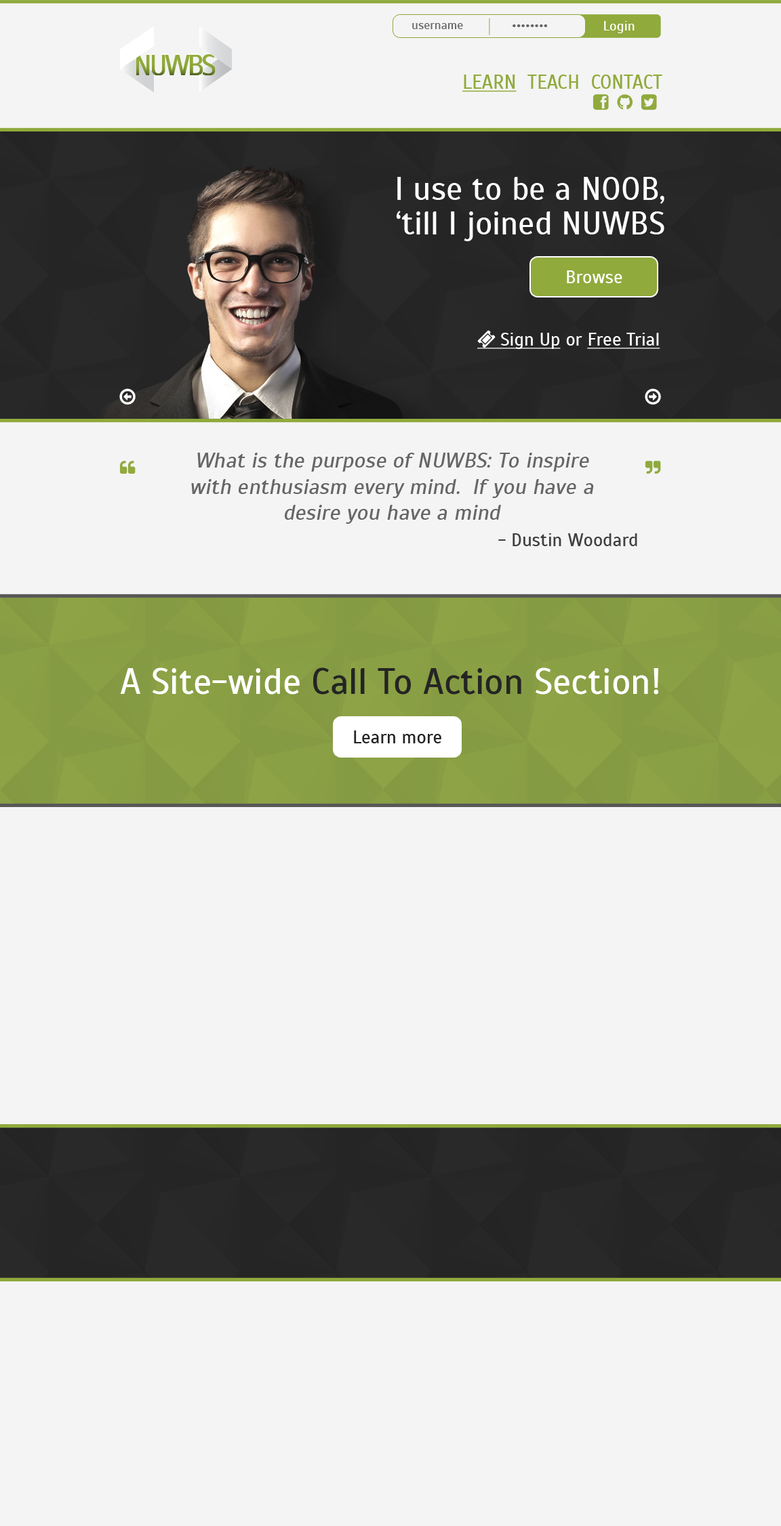
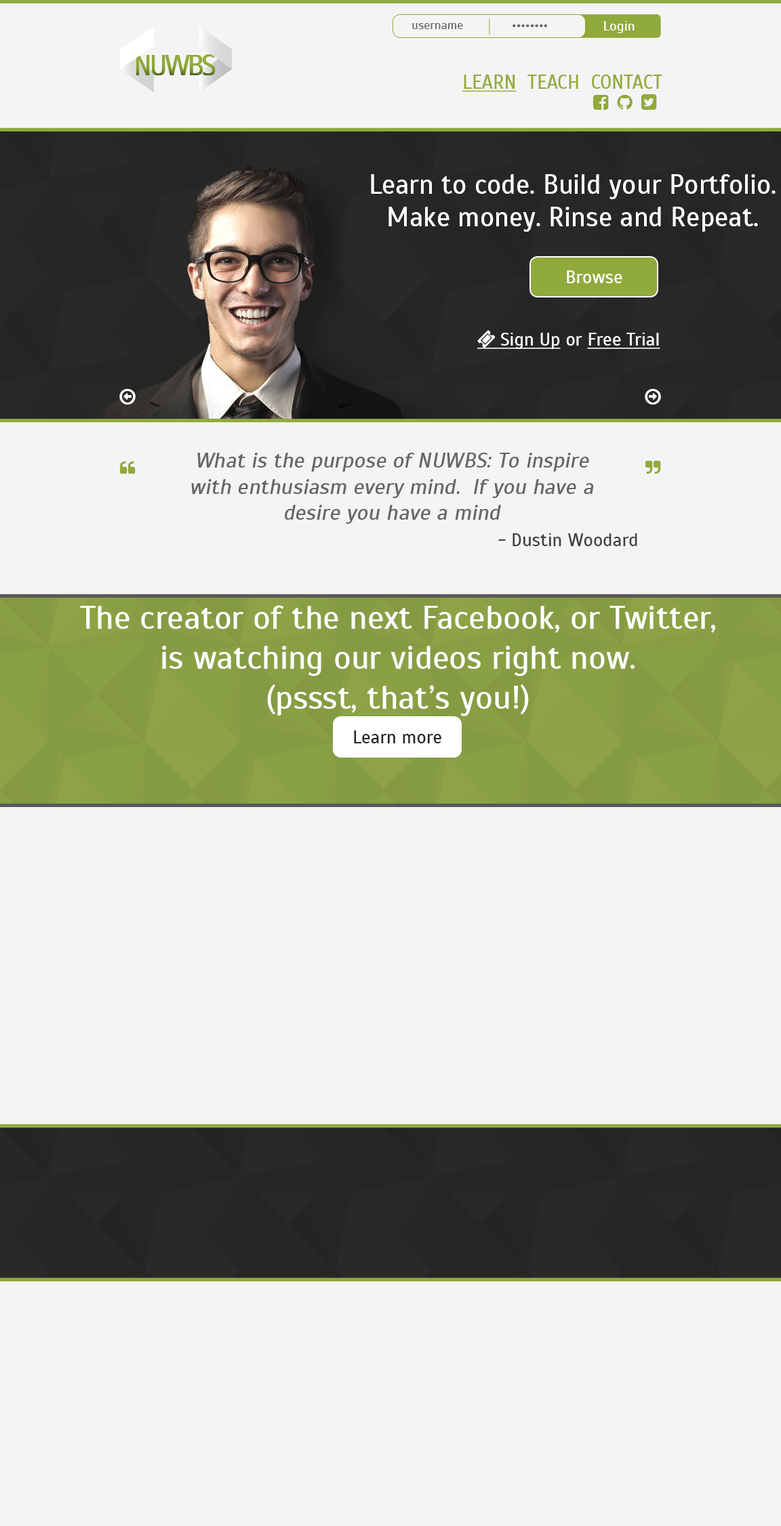
The second 781×1526 image is a revision of the first. Changes to its layers:
painted on (unnamed layer) over [592,94,657,111]
painted on "Shape 7", masked it over [488,18,490,36]
painted on "Shape 6", masked it over [393,14,585,38]
painted on "Shape 5 copy", masked it over [578,14,661,38]
painted on "Right" over [644,388,661,406]
painted on "Left" over [119,388,136,406]
added layer "Learn to code. Build your Portfolio. Make money. Rinse and Repe" in group "Text" over [370,174,776,232]
hid "I use to be a NOOB," over [397,176,665,204]
hid "‘till I joined NUWBS" over [395,210,665,242]
painted on "Shape 5" (1st of 2, in "layout2" › "Main-Banner" › "Text" › "Button"), masked it over [530,257,657,297]
painted on "Sign Up or Free Trial" over [477,330,661,349]
painted on "' open" over [119,460,136,475]
painted on "' close" over [645,460,661,475]
added layer "action copy" in group "Call-to-action-Banner" over [79,605,715,717]
hid "A Site-wide Call To Action Section!" over [119,667,659,695]
painted on "Shape 5" (2nd of 2, in "layout2" › "Call-to-action-Banner" › "Button copy"), masked it over [334,717,460,757]
